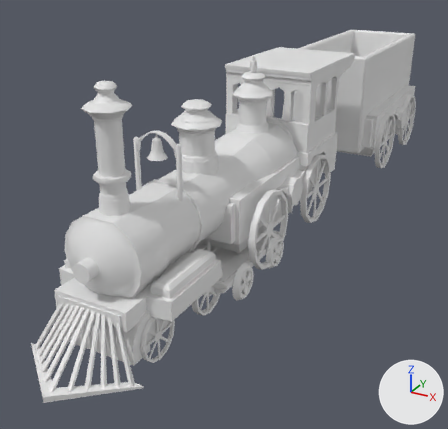
Two versions of the FBX model Assets/3D_Models/Fase_AtravessarARua/Train.fbx, one commit apart.
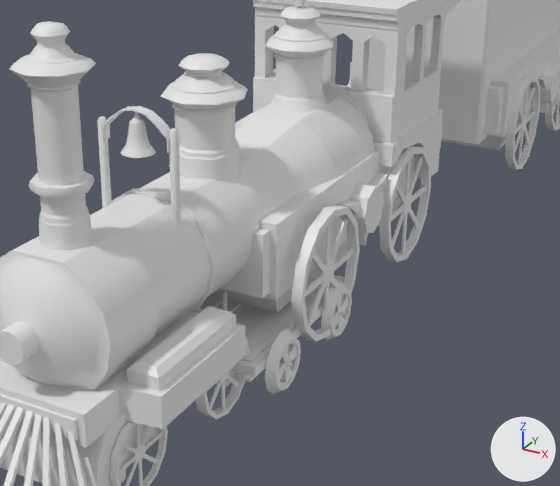
Each version is shown whole from a 50 mm lens placed at (2.65, -4.56, 2.8), pointed at (-0.36, 0.91, 0.06), then close up on the part from 17% to 91% of the width and 16% to 83% of the height. The lights are fixed; the arrows at lower right show +X, +Y and +Z. The older version's two pictures come first.

Names of what the first close-up shows: 'BackWheels', 'BarangandanFront', 'BaseCabine', 'BaseThatLooksLikeADick', 'Charrete', 'FrontPart', 'FrontWheel', 'ThingsThatGoPIUI', 'Wagon', 'WheelBoxBack', 'WheelBoxBack.001', 'WheelBoxFront' and 6 more.
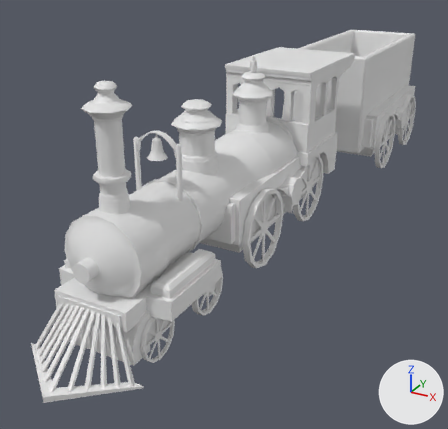
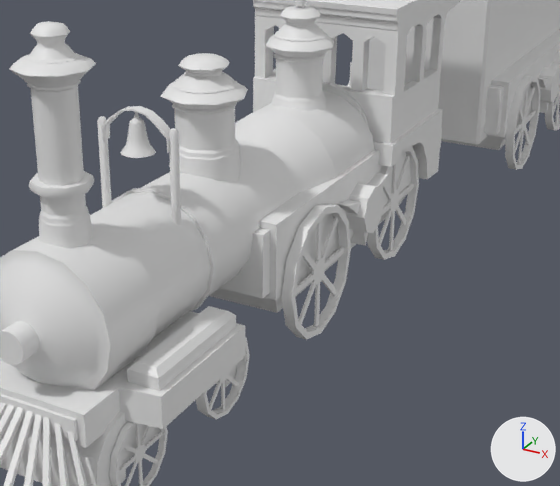
Pixel boxes (x1, y1, x2, y2) of what changed, in the close-ups (560 x 486 px; the box of a moved part takes in the faces that stretch with it):
'FrontWheel', reshaped: before (291, 205, 360, 342); after (282, 204, 351, 339)
'Charrete', deleted: before (192, 275, 352, 394)
'BackWheels', reshaped: before (379, 146, 431, 262); after (367, 146, 419, 260)
part 1 of me_cylinder_011, moved or reshaped: before (379, 146, 431, 262); after (367, 146, 419, 260)
part 2 of me_cylinder_011, moved or reshaped: before (402, 193, 412, 216); after (389, 190, 399, 213)
part 3 of me_cylinder_011, moved or reshaped: before (405, 159, 411, 195); after (392, 160, 398, 193)
part 4 of me_cylinder_011, moved or reshaped: before (391, 205, 403, 221); after (381, 203, 391, 216)
part 5 of me_cylinder_011, moved or reshaped: before (401, 214, 408, 253); after (389, 212, 395, 251)
part 6 of me_cylinder_011, moved or reshaped: before (411, 185, 426, 203); after (399, 183, 414, 200)
part 7 of me_cylinder_011, moved or reshaped: before (409, 157, 423, 194); after (396, 155, 410, 192)
part 8 of me_cylinder_011, moved or reshaped: before (396, 184, 405, 202); after (383, 181, 393, 200)
part 9 of me_cylinder_011, moved or reshaped: before (392, 212, 404, 248); after (379, 211, 392, 245)
part 10 of me_cylinder_011, moved or reshaped: before (408, 208, 419, 228); after (396, 205, 407, 225)
part 11 of me_cylinder_016, moved or reshaped: before (291, 205, 360, 342); after (282, 204, 351, 339)
part 12 of me_cylinder_016, moved or reshaped: before (321, 260, 334, 287); after (312, 258, 325, 285)
part 13 of me_cylinder_016, moved or reshaped: before (325, 221, 331, 263); after (316, 219, 322, 261)
part 14 of me_cylinder_016, moved or reshaped: before (305, 275, 323, 297); after (295, 273, 314, 296)
part 15 of me_cylinder_016, moved or reshaped: before (324, 286, 329, 315); after (314, 284, 320, 327)
part 16 of me_cylinder_016, moved or reshaped: before (334, 248, 353, 271); after (325, 247, 345, 269)
part 17 of me_cylinder_016, moved or reshaped: before (330, 218, 348, 262); after (321, 216, 339, 260)
part 18 of me_cylinder_016, moved or reshaped: before (312, 251, 325, 272); after (302, 250, 316, 270)
part 19 of me_cylinder_016, moved or reshaped: before (308, 284, 325, 327); after (298, 282, 316, 325)
part 20 of me_cylinder_016, moved or reshaped: before (331, 276, 344, 297); after (322, 274, 337, 296)

The change, as a list of edits to the scene's bpy script:
```text
Change me_cylinder_016:
    remove me_cylinder_016.from_pydata(...)  # 280 vertices, 202 faces; spans x -0.535..0.535, y -0.177..0.576, z -0.009..0.745
    add me_cylinder_016.from_pydata(...)  # 280 vertices, 202 faces; spans x -0.481..0.481, y -0.177..0.576, z -0.009..0.745
    me_cylinder_016 part 11: the loose piece of 48 vertices spanning x 0.474..0.535, y -0.177..0.576, z -0.009..0.745 is moved by (-0.054, 0.0, 0.0)
    me_cylinder_016 part 12: the loose piece of 28 vertices spanning x 0.502..0.514, y 0.124..0.275, z 0.293..0.444 is moved by (-0.054, 0.0, 0.0)
    me_cylinder_016 part 13: the loose piece of 8 vertices spanning x 0.5..0.513, y 0.177..0.214, z 0.433..0.713 is moved by (-0.054, 0.0, 0.0)
    me_cylinder_016 part 14: the loose piece of 8 vertices spanning x 0.5..0.513, y -0.145..0.135, z 0.347..0.384 is moved by (-0.054, 0.0, 0.0)
    me_cylinder_016 part 15: the loose piece of 8 vertices spanning x 0.5..0.513, y 0.181..0.217, z 0.02..0.308 is moved by (-0.054, 0.0, 0.0)
    me_cylinder_016 part 16: the loose piece of 8 vertices spanning x 0.5..0.513, y 0.265..0.542, z 0.35..0.387 is moved by (-0.054, 0.0, 0.0)
    me_cylinder_016 part 17: the loose piece of 8 vertices spanning x 0.5..0.513, y 0.229..0.443, z 0.402..0.619 is moved by (-0.054, 0.0, 0.0)
    me_cylinder_016 part 18: the loose piece of 8 vertices spanning x 0.5..0.513, y -0.051..0.163, z 0.399..0.611 is moved by (-0.054, 0.0, 0.0)
    me_cylinder_016 part 19: the loose piece of 8 vertices spanning x 0.5..0.513, y -0.049..0.171, z 0.122..0.339 is moved by (-0.054, 0.0, 0.0)
    me_cylinder_016 part 20: the loose piece of 8 vertices spanning x 0.5..0.513, y 0.23..0.452, z 0.12..0.337 is moved by (-0.054, 0.0, 0.0)
    other edits to the shape of me_cylinder_016 do not show in these pictures
Change me_cylinder_011:
    remove me_cylinder_011.from_pydata(...)  # 280 vertices, 202 faces; spans x -0.535..0.535, y 1.009..1.763, z -0.009..0.745
    add me_cylinder_011.from_pydata(...)  # 280 vertices, 202 faces; spans x -0.449..0.449, y 1.009..1.763, z -0.009..0.745
    me_cylinder_011 part 1: the loose piece of 48 vertices spanning x 0.474..0.535, y 1.009..1.763, z -0.009..0.745 is moved by (-0.086, 0.0, 0.0)
    me_cylinder_011 part 2: the loose piece of 28 vertices spanning x 0.502..0.514, y 1.311..1.462, z 0.293..0.444 is moved by (-0.086, 0.0, 0.0)
    me_cylinder_011 part 3: the loose piece of 8 vertices spanning x 0.5..0.513, y 1.364..1.4, z 0.433..0.713 is moved by (-0.086, 0.0, 0.0)
    me_cylinder_011 part 4: the loose piece of 8 vertices spanning x 0.5..0.513, y 1.041..1.321, z 0.347..0.384 is moved by (-0.086, 0.0, 0.0)
    me_cylinder_011 part 5: the loose piece of 8 vertices spanning x 0.5..0.513, y 1.367..1.403, z 0.02..0.308 is moved by (-0.086, 0.0, 0.0)
    me_cylinder_011 part 6: the loose piece of 8 vertices spanning x 0.5..0.513, y 1.451..1.729, z 0.35..0.387 is moved by (-0.086, 0.0, 0.0)
    me_cylinder_011 part 7: the loose piece of 8 vertices spanning x 0.5..0.513, y 1.416..1.629, z 0.402..0.619 is moved by (-0.086, 0.0, 0.0)
    me_cylinder_011 part 8: the loose piece of 8 vertices spanning x 0.5..0.513, y 1.136..1.35, z 0.399..0.611 is moved by (-0.086, 0.0, 0.0)
    me_cylinder_011 part 9: the loose piece of 8 vertices spanning x 0.5..0.513, y 1.137..1.358, z 0.122..0.339 is moved by (-0.086, 0.0, 0.0)
    me_cylinder_011 part 10: the loose piece of 8 vertices spanning x 0.5..0.513, y 1.417..1.638, z 0.12..0.337 is moved by (-0.086, 0.0, 0.0)
    other edits to the shape of me_cylinder_011 do not show in these pictures
Remove ob_charrete:
    ob_charrete = bpy.data.objects.new('Charrete', me_cube_009)
```
